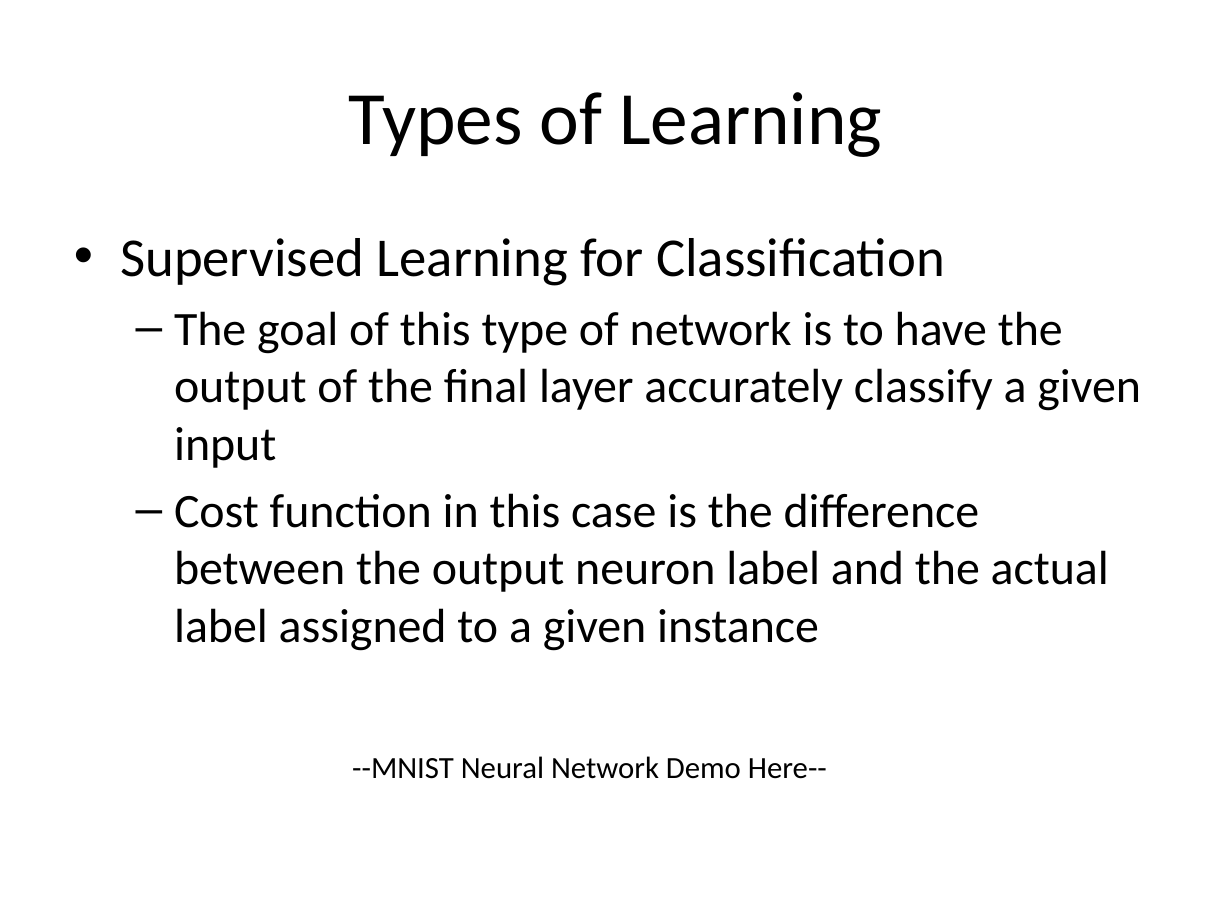
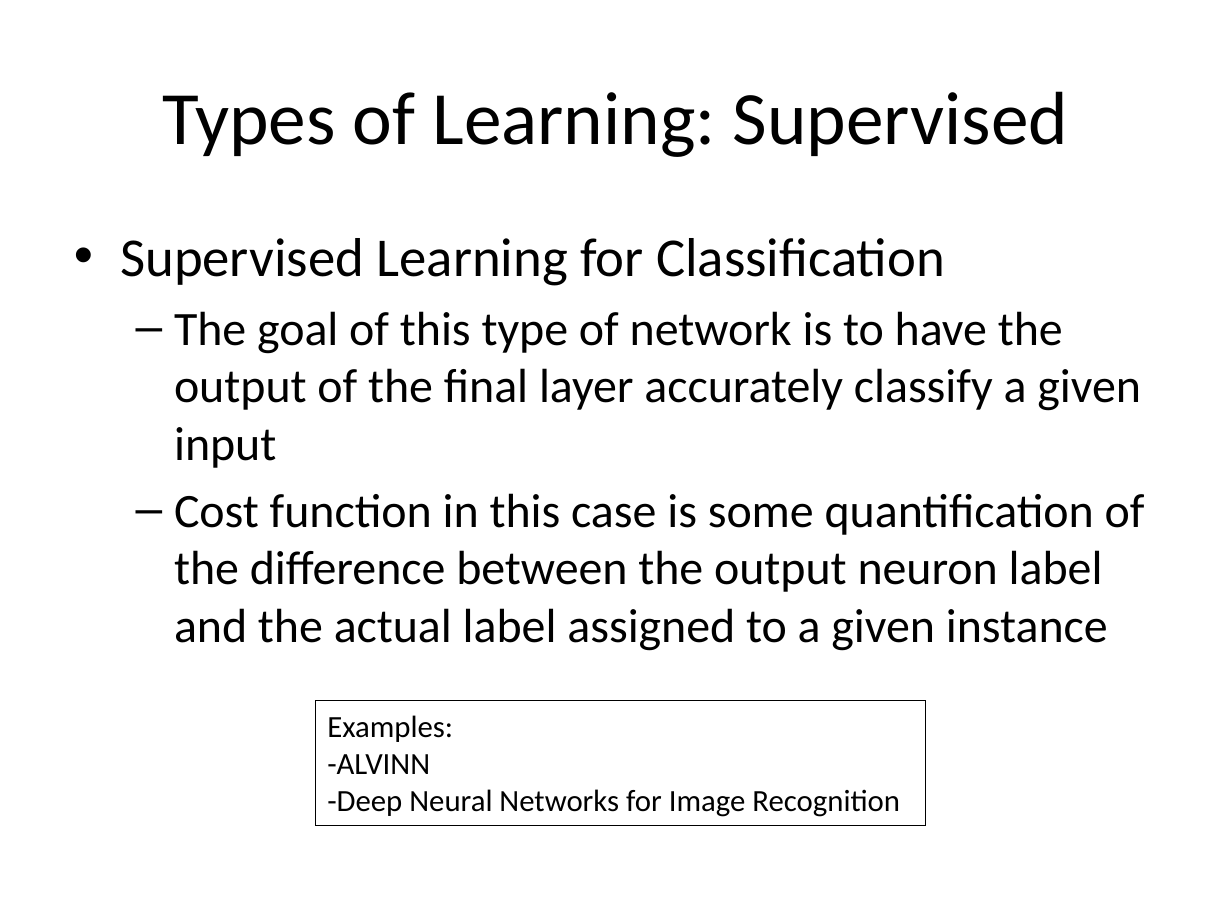
Before and after one commit to dlacombejr/MPCR_demo, a slide deck: slide 8 of aNN_presentation.pptx (slide 16 before the commit). Drawn at 1232x924 pixels with LibreOffice and Linux fonts; fonts in the diff are those of the drawing. Boxes give left, top, right and bottom in pixels: in the first picture for what was removed or moved away, otherwise in the second. Text is boxed around its words. In the diff, an @@ line names an element or a change of style, - is before the commit and + after.

```diff
--- a/aNN_presentation.pptx
+++ b/aNN_presentation.pptx
@@ title at (x1=162, y1=91, x2=1068, y2=157): text changed @@
-Types of Learning
+Types of Learning: Supervised
@@ text at (x1=174, y1=493, x2=1145, y2=651): text changed @@
-  – Cost function in this case is the difference between the output neuron label and the actual label assigned to a given instance
+  – Cost function in this case is some quantification of the difference between the output neuron label and the actual label assigned to a given instance
@@ rectangle added at (x1=315, y1=701, x2=925, y2=825), outline #000000 0.75 pt, 18 pt, text #000000 @@
+Examples:
+-ALVINN
+-Deep Neural Networks for Image Recognition
@@ text removed at (x1=352, y1=756, x2=827, y2=779) @@
---MNIST Neural Network Demo Here--
```
Also in this commit, not shown: 12 other slides changed, 9 slides added, 3 other files.
